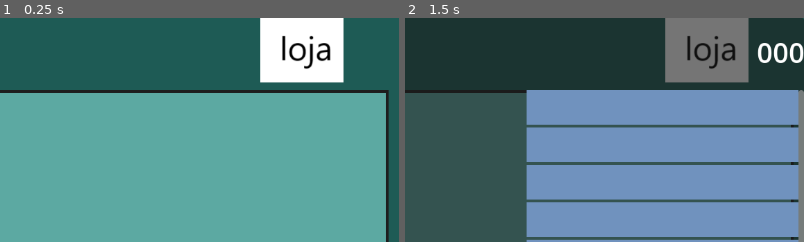
Above: before the commit, frames 1-2 (left to right).
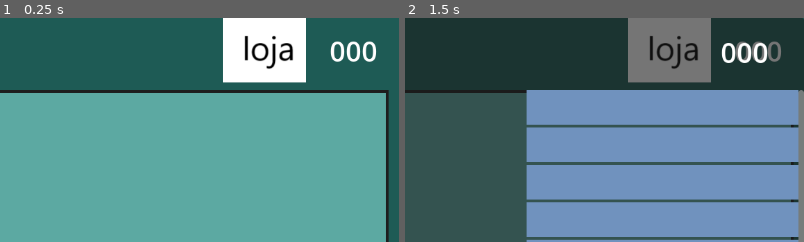
Above: after the commit, the same moments.

Repository: yuris2024/minesweeper
Game: Godot game, scene res://GameManager.tscn
Same seed, same stepped clock (60 frames per second), same inputs: the game is played once before the commit and once after it.
Inputs (mouse positions are % of the whole screen's width and height, from its top left; square brackets give the same spot before the commit, where the layout moved):
- Up to frame 1 (0.25 s): no input
- Up to frame 2 (1.5 s): click (84, 8) [91, 8] at 0.5 s; click "NOVO QUADRO" at 1.25 s
The pictures show only the part of the screen within x 50-100%, y 0-50%; the shares and areas given below are measured in that part.

The runs differ from the first frame. In frame 1, 6.4% of the frame differs, in the area x 55-95%, y 0-30%; in frame 2, 6.7%, in the area x 55-100%, y 0-30%.

Commit message:
Change button sizes and alignments
Move/resize shop button and coin counters

Diff:
--- a/GameManager.tscn
+++ b/GameManager.tscn
@@ -68,24 +68,16 @@
 tint_progress = Color(0.234, 0.78, 0.234, 1)
 
 [node name="ShopButton" type="TextureButton" parent="Panel/Vboxcontainer/Header"]
-custom_minimum_size = Vector2(200, 0)
+custom_minimum_size = Vector2(150, 0)
 layout_mode = 2
 texture_normal = ExtResource("4_x8hsf")
 script = ExtResource("3_hc80a")
 
-[node name="CoinCounter" type="Label" parent="Panel/Vboxcontainer/Header/ShopButton"]
-custom_minimum_size = Vector2(150, 60)
-layout_mode = 1
-anchors_preset = 6
-anchor_left = 1.0
-anchor_top = 0.5
-anchor_right = 1.0
-anchor_bottom = 0.5
-offset_left = -1.0
-offset_top = -11.5
-offset_bottom = 11.5
-grow_horizontal = 0
-grow_vertical = 2
+[node name="CoinCounter" type="Label" parent="Panel/Vboxcontainer/Header"]
+custom_minimum_size = Vector2(100, 60)
+layout_mode = 2
+theme_override_font_sizes/font_size = 40
+text = "000"
 
 [node name="MarginContainer" type="MarginContainer" parent="Panel/Vboxcontainer"]
 layout_mode = 2
--- a/shop.tscn
+++ b/shop.tscn
@@ -25,6 +25,7 @@
 texture_normal = ExtResource("1_wy81u")
 
 [node name="Label" type="Label" parent="VBoxContainer/Header"]
+custom_minimum_size = Vector2(120, 0)
 layout_mode = 2
 size_flags_horizontal = 10
 size_flags_stretch_ratio = 113.6
